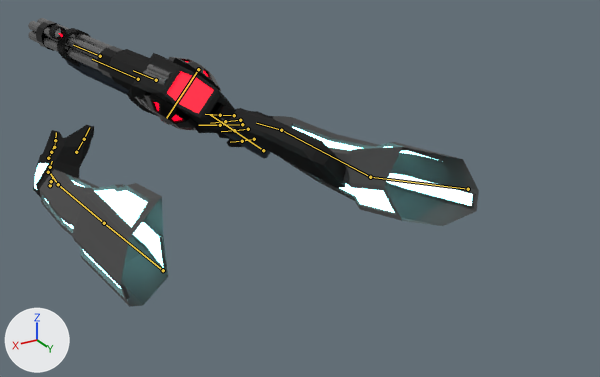
The Blender file Assets/weapons/in-progress/gatlerwarms.blend, before and after one commit.
Rendered twice from a 50 mm camera at (25.5, 44.4, 18.6) aimed at (-9.4, -13.7, -10.4). Lighting does not change. The marker at lower left points along +X, +Y and +Z. The bones that bend it are drawn over the model as lines.

The first picture shows 'Arms', 'Cube.002'.
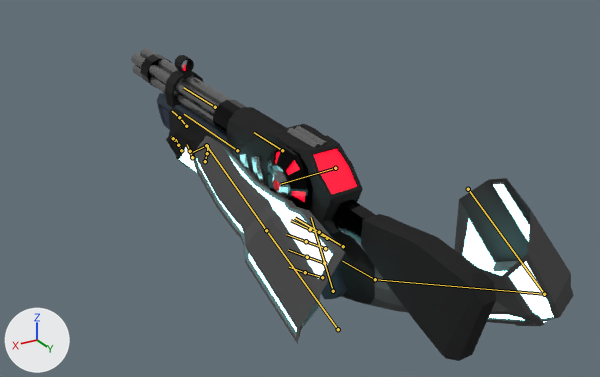
The newer file adds an action. The first version stands in its rest pose; the second is drawn at frame 3 of the action 'ViewmodelArmatureAction.002'.

Boxes [x1, y1, x2, y2] around the edits, measured in the pictures (600 x 377 px):
'Arms', posed (9% narrower, 20% taller)
    before: [33, 109, 479, 307]
    after: [166, 107, 574, 344]
'Cube.002', posed (14% wider, 84% taller)
    before: [28, 18, 347, 188]
    after: [131, 48, 496, 361]
bone 'barrels', root to tip
    before: (100, 56) to (73, 45)
    after: (215, 107) to (183, 87)
bone 'drum', root to tip
    before: (198, 69) to (166, 118)
    after: (335, 168) to (280, 184)
bone 'Shoulder.L', root to tip
    before: (163, 270) to (104, 223)
    after: (338, 329) to (266, 230)
bone 'Index1.L', root to tip
    before: (54, 147) to (55, 140)
    after: (174, 140) to (173, 138)
bone 'Middle1.L', root to tip
    before: (48, 158) to (51, 152)
    after: (181, 150) to (178, 145)
bone 'Ring1.L', root to tip
    before: (48, 172) to (50, 167)
    after: (192, 157) to (190, 151)
bone 'Pinky1.L', root to tip
    before: (50, 185) to (51, 181)
    after: (205, 161) to (207, 153)
bone 'Thumb1.L', root to tip
    before: (76, 152) to (84, 139)
    after: (186, 126) to (179, 117)
bone 'Palm.R', root to tip
    before: (281, 130) to (256, 123)
    after: (375, 279) to (342, 261)

What the commit changed:
Bone 'barrels' (bone_barrels) turns from (0, 0, 0) to (0, -994, 0) degrees about its own x, y and z.
Bone 'drum' (bone_drum) turns from (0, 0, 0) to (0, 882, 0) degrees about its own x, y and z.
Bone 'Shoulder.L' (bone_shoulder_l) moves from (0.0, 0.0, 0.0) to (-2.61, 0.26, 1.63).
Bone 'Shoulder.L' (bone_shoulder_l) turns from (0, 0, 0) to (6, 0, -2) degrees about its own x, y and z.
Bone 'HandIK.L' (bone_handik_l) moves from (0.0, 0.0, 0.0) to (-0.78, -1.64, -1.8).
Bone 'HandIK.L' (bone_handik_l) turns from (0, 0, 0) to (102, -4, 26) degrees about its own x, y and z.
Bone 'Index1.L' (bone_index1_l) turns from (0, 0, 0) to (11, -4, 3) degrees about its own x, y and z.
Bone 'Middle1.L' (bone_middle1_l) turns from (0, 0, 0) to (2, -20, 11) degrees about its own x, y and z.
Bone 'Ring1.L' (bone_ring1_l) turns from (0, 0, 0) to (2, -30, 16) degrees about its own x, y and z.
Bone 'Pinky1.L' (bone_pinky1_l) turns from (0, 0, 0) to (-6, -12, 32) degrees about its own x, y and z.
Bone 'Thumb1.L' (bone_thumb1_l) moves from (0.0, 0.0, 0.0) to (0.14, 0.04, 0.01).
Bone 'HandIK.R' (bone_handik_r) moves from (0.0, 0.0, 0.0) to (-3.33, -2.32, 1.24).
Bone 'HandIK.R' (bone_handik_r) turns from (0, 0, 0) to (45, 7, 2) degrees about its own x, y and z.
Bone 'Palm.R' (bone_palm_r) turns from (0, 0, 0) to (4, 2, -2) degrees about its own x, y and z.
